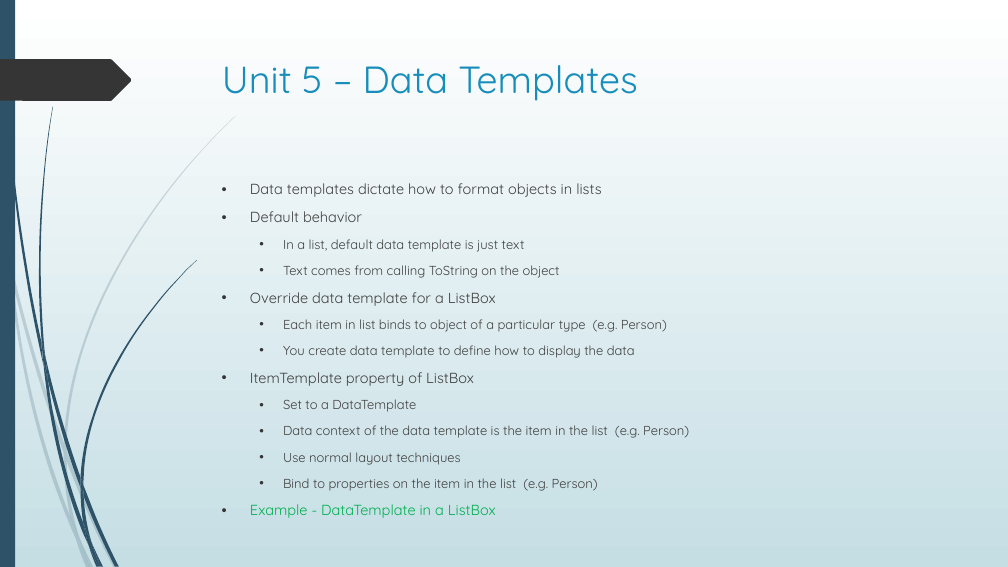
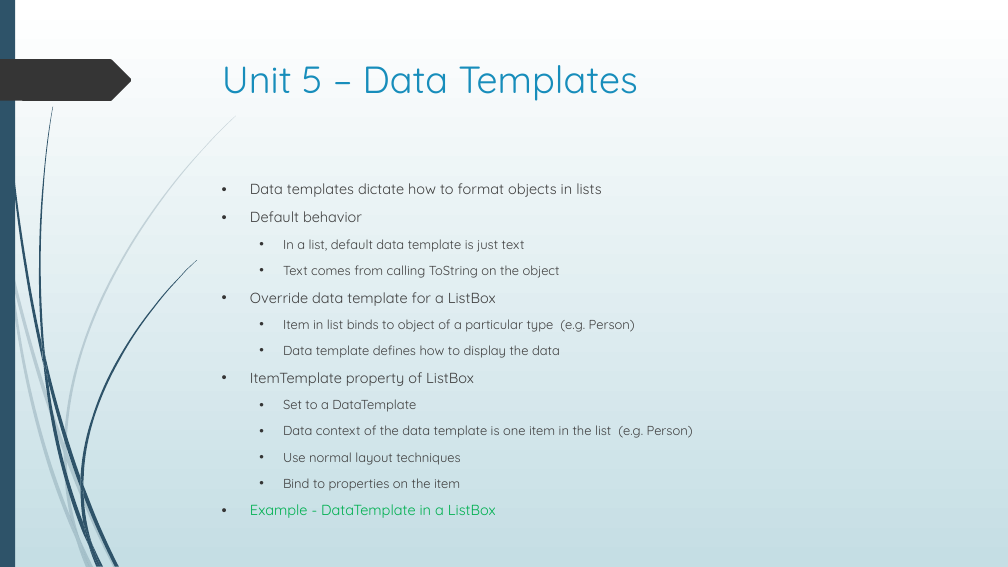
Before and after one commit to seanpsexton/wpf-workshop-solutions, a slide deck: slide 30 of WPF-Workshop-Sexton-Oct2023.pptx. Drawn at 1008x567 pixels with LibreOffice and Linux fonts; fonts in the diff are those of the drawing. Boxes give left, top, right and bottom in pixels: in the first picture for what was removed or moved away, otherwise in the second. Text is boxed around its words. In the diff, an @@ line names an element or a change of style, - is before the commit and + after.

Commit message:
Edit PPT for wording

```diff
--- a/WPF-Workshop-Sexton-Oct2023.pptx
+++ b/WPF-Workshop-Sexton-Oct2023.pptx
@@ text at <box>283,319,635,358</box>: text changed @@
-  • Each item in list binds to object of a particular type (e.g. Person)
-  • You create data template to define how to display the data
+  • Item in list binds to object of a particular type (e.g. Person)
+  • Data template defines how to display the data
@@ text at <box>283,425,693,438</box>: text changed @@
-  • Data context of the data template is the item in the list (e.g. Person)
+  • Data context of the data template is one item in the list (e.g. Person)
@@ text at <box>283,478,460,491</box>: text changed @@
-  • Bind to properties on the item in the list (e.g. Person)
+  • Bind to properties on the item
```
Also in this commit, not shown: 50 other slides changed.
